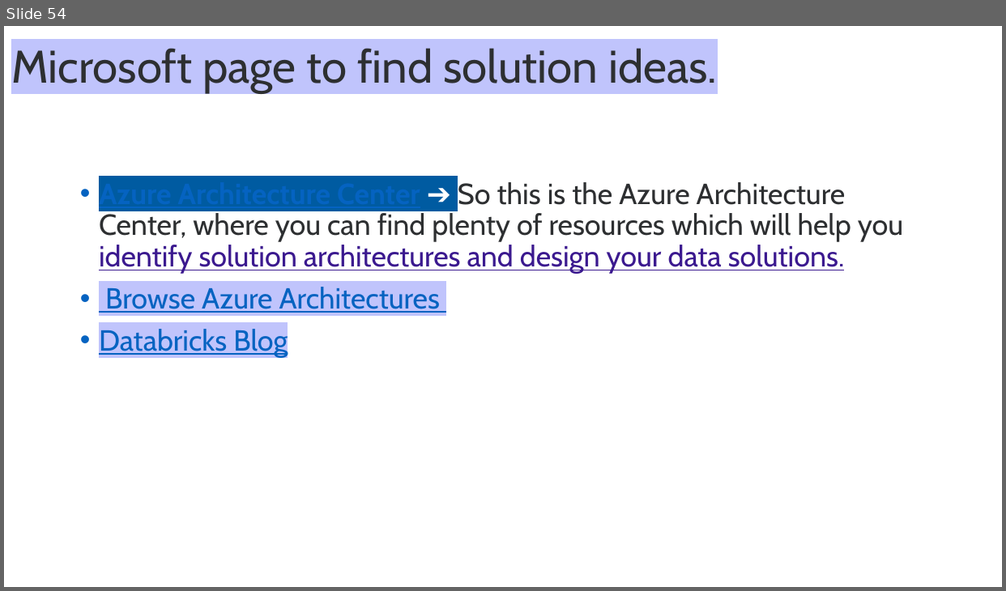
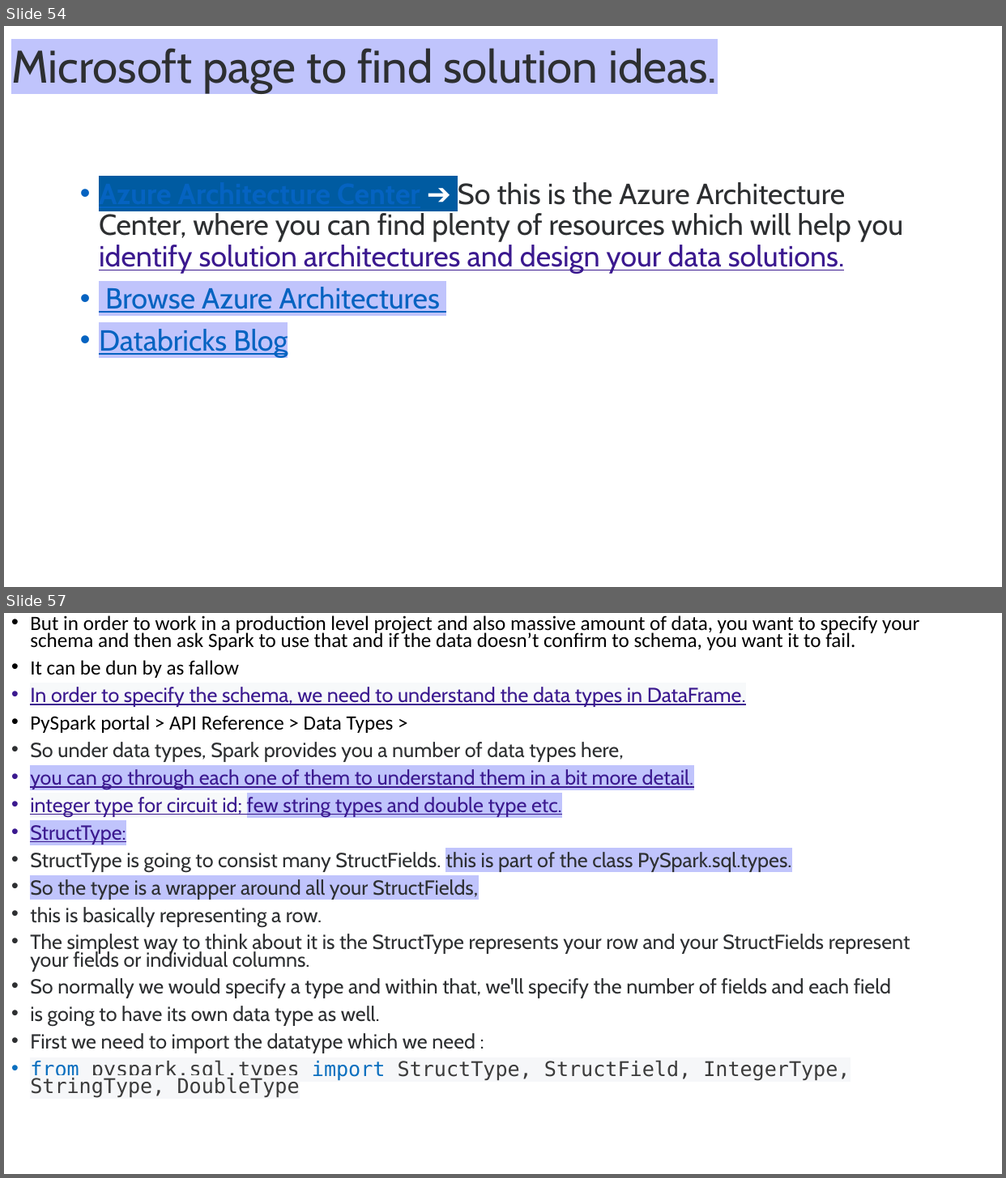
Before and after one commit to Hamza20203064/QuantumFlow-Databricks-ETL, a slide deck: Azure Databricks.pptx. Shown one above the other, each under a label of ours: slide 54 before the commit, slides 54 and 57 after it; the slides between them are not shown. The pictures are 1006x591 and 1006x1178 pixels, drawn with LibreOffice and Linux fonts; fonts in the diff are those of the drawing. Boxes give left, top, right and bottom in pixels: in the first picture for what was removed or moved away, otherwise in the second. Text is boxed around its words. In the diff, an @@ line names an element or a change of style, - is before the commit and + after.

```diff
--- a/Azure Databricks.pptx
+++ b/Azure Databricks.pptx
@@ slide 57 added at [4, 613, 1002, 1174], background #FFFFFF @@
@@ text added at [30, 615, 919, 1098], 19.6 pt, text #2D2F31 @@
+• But in order to work in a production level project and also massive amount of data, you want to specify your schema and then ask Spark to use that and if the data doesn’t confirm to schema, you want it to fail.
+• It can be dun by as fallow
+• In order to specify the schema, we need to understand the data types in DataFrame.
+• PySpark portal > API Reference > Data Types >
+• So under data types, Spark provides you a number of data types here,
+• you can go through each one of them to understand them in a bit more detail.
+• integer type for circuit id; few string types and double type etc.
+• StructType:
+• StructType is going to consist many StructFields. this is part of the class PySpark.sql.types.
+• So the type is a wrapper around all your StructFields,
+• this is basically representing a row.
+• The simplest way to think about it is the StructType represents your row and your StructFields represent your fields or individual columns.
+• So normally we would specify a type and within that, we'll specify the number of fields and each field
+• is going to have its own data type as well.
+• First we need to import the datatype which we need :
+• from pyspark.sql.types import StructType, StructField, IntegerType, StringType, DoubleType
```
Also in this commit, not shown: 12 other slides added, 2 other files.
